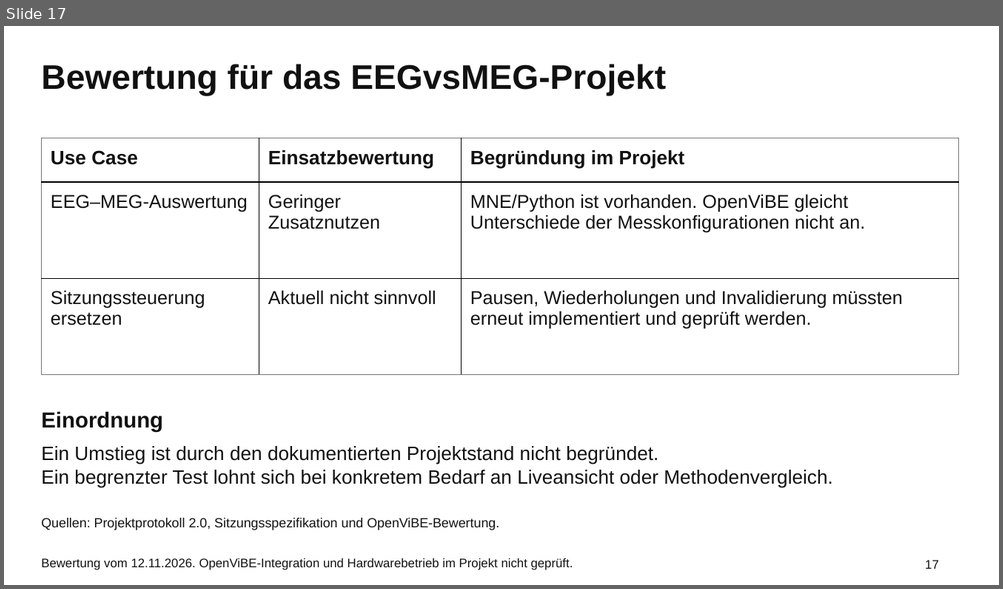
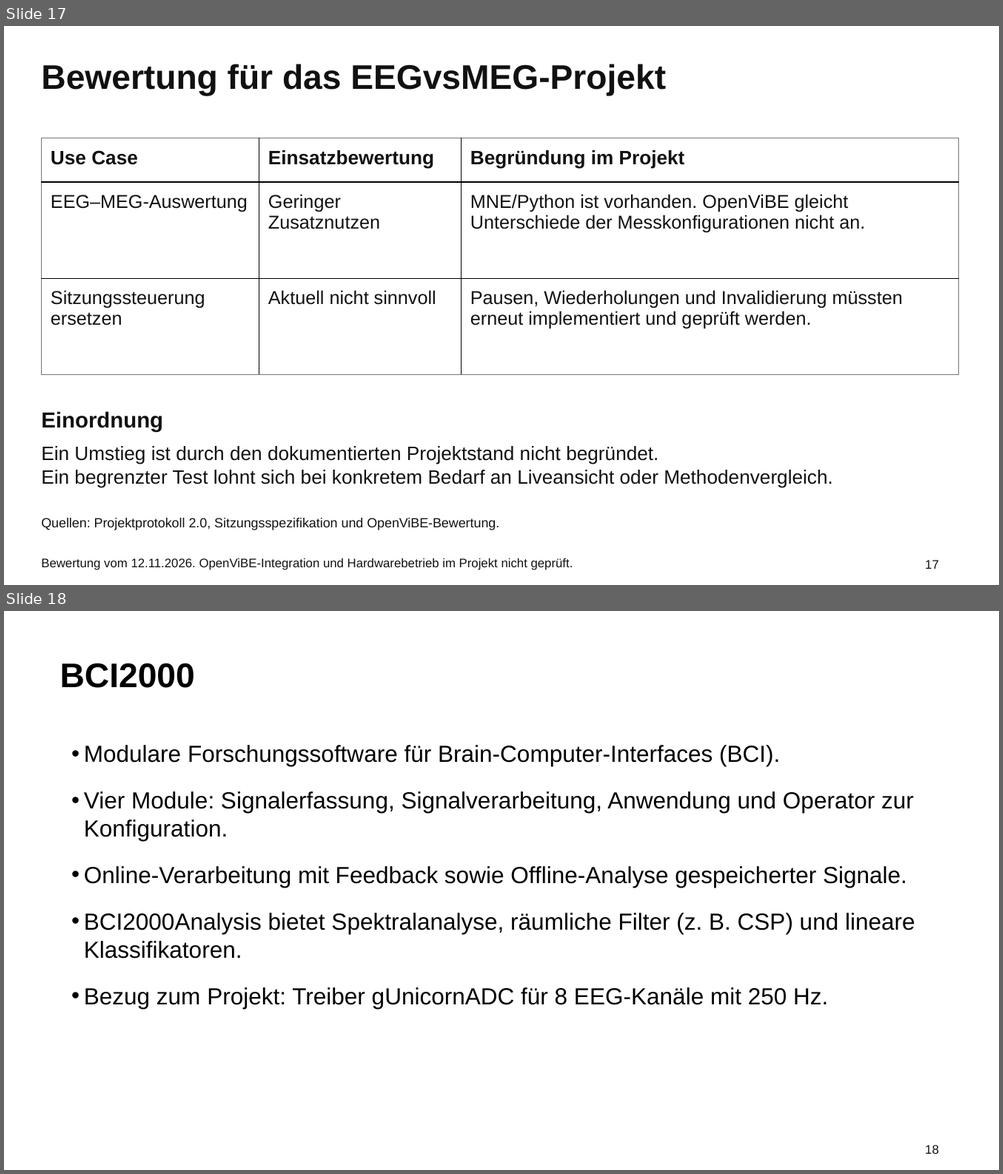
Before and after one commit to theoavgitidis/EEGvsMEG, a slide deck: presentations/EEGvsMEG_Update_13.11.2026.pptx. Shown one above the other, each under a label of ours: slide 17 before the commit, slides 17 and 18 after it. The pictures are 1003x589 and 1003x1174 pixels, drawn with LibreOffice and Linux fonts; fonts in the diff are those of the drawing. Boxes give left, top, right and bottom in pixels: in the first picture for what was removed or moved away, otherwise in the second. Text is boxed around its words. In the diff, an @@ line names an element or a change of style, - is before the commit and + after.

Commit message:
BCI2000-Offlineüberblick zum Update 13.11.2026 ergänzen

```diff
--- a/presentations/EEGvsMEG_Update_13.11.2026.pptx
+++ b/presentations/EEGvsMEG_Update_13.11.2026.pptx
@@ slide 18 added at box(4, 611, 999, 1170), background #FFFFFF @@
@@ text added at box(60, 663, 195, 688), 33 pt, text #000000, bold @@
+BCI2000
@@ text added at box(84, 745, 915, 1009), 22.5 pt, text #000000 @@
+• Modulare Forschungssoftware für Brain-Computer-Interfaces (BCI).
+• Vier Module: Signalerfassung, Signalverarbeitung, Anwendung und Operator zur Konfiguration.
+• Online-Verarbeitung mit Feedback sowie Offline-Analyse gespeicherter Signale.
+• BCI2000Analysis bietet Spektralanalyse, räumliche Filter (z. B. CSP) und lineare Klassifikatoren.
+• Bezug zum Projekt: Treiber gUnicornADC für 8 EEG-Kanäle mit 250 Hz.
@@ text added at box(925, 1145, 939, 1154), 12 pt, text #111111 @@
+18
```
Also in this commit, not shown: 1 slide changed, 2 other slides added.
